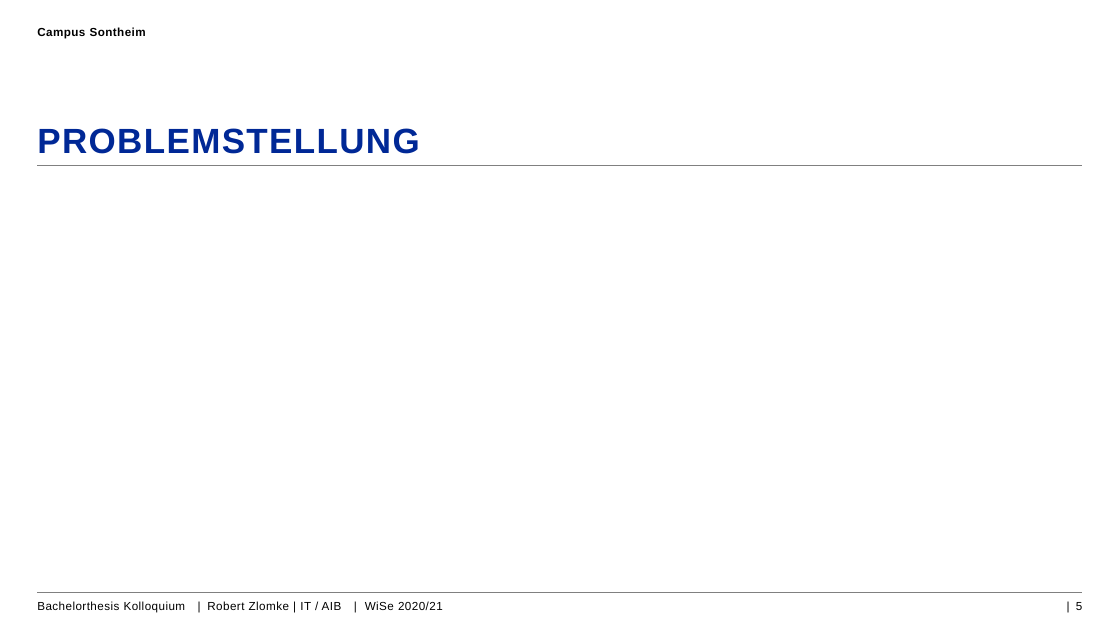
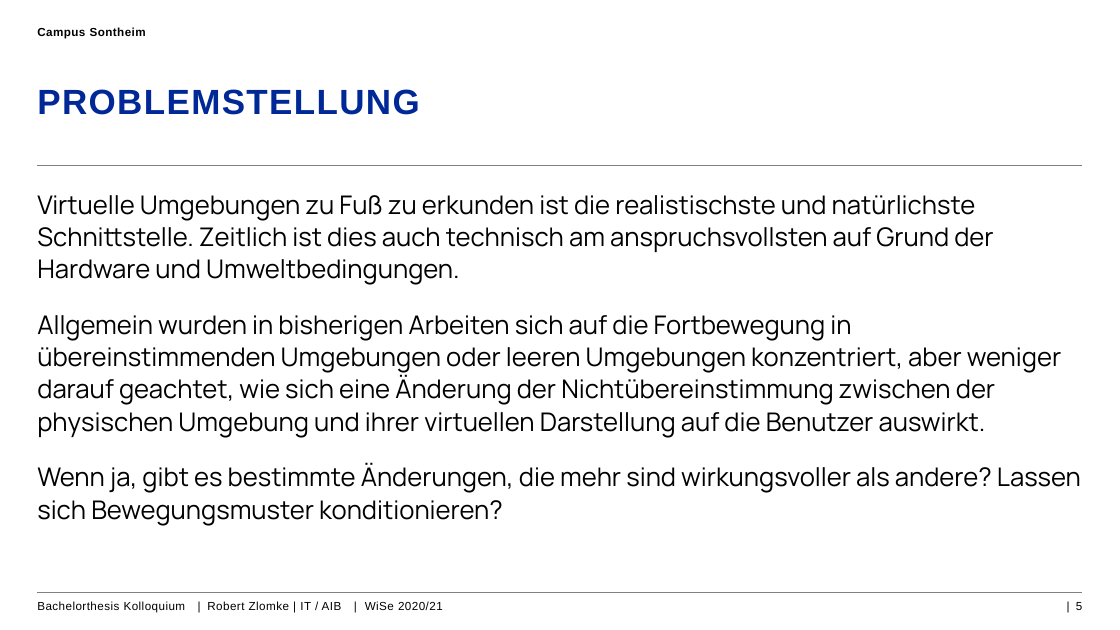
Before and after one commit to RobZlo/Studium, a slide deck: slide 5 of Kolloquium_Präsentation_RobertZlomle.pptx. Drawn at 1120x630 pixels with LibreOffice and Linux fonts; fonts in the diff are those of the drawing; background and template pictures are left out. Boxes give left, top, right and bottom in pixels: in the first picture for what was removed or moved away, otherwise in the second. Text is boxed around its words. In the diff, an @@ line names an element or a change of style, - is before the commit and + after.

```diff
--- a/Kolloquium_Präsentation_RobertZlomle.pptx
+++ b/Kolloquium_Präsentation_RobertZlomle.pptx
@@ title "PROBLEMSTELLUNG": place and size @@
-title "PROBLEMSTELLUNG" at box(37, 128, 419, 154)
+title "PROBLEMSTELLUNG" at box(37, 89, 419, 115)
@@ text added at box(37, 195, 1081, 526), 22 pt, text #000000 @@
+Virtuelle Umgebungen zu Fuß zu erkunden ist die realistischste und natürlichste Schnittstelle. Zeitlich ist dies auch technisch am anspruchsvollsten auf Grund der Hardware und Umweltbedingungen.
+Allgemein wurden in bisherigen Arbeiten sich auf die Fortbewegung in übereinstimmenden Umgebungen oder leeren Umgebungen konzentriert, aber weniger darauf geachtet, wie sich eine Änderung der Nichtübereinstimmung zwischen der physischen Umgebung und ihrer virtuellen Darstellung auf die Benutzer auswirkt.
+Wenn ja, gibt es bestimmte Änderungen, die mehr sind wirkungsvoller als andere? Lassen sich Bewegungsmuster konditionieren?
```
Also in this commit, not shown: 7 other slides changed, 5 slides added, 3 other files.
